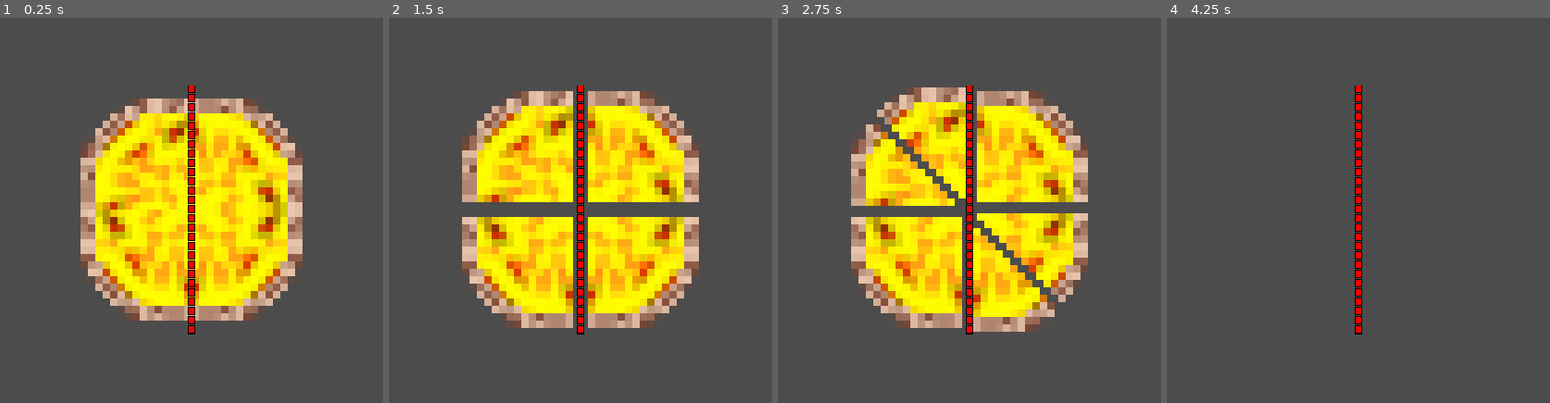
Above: before the commit, frames 1-4 (left to right).
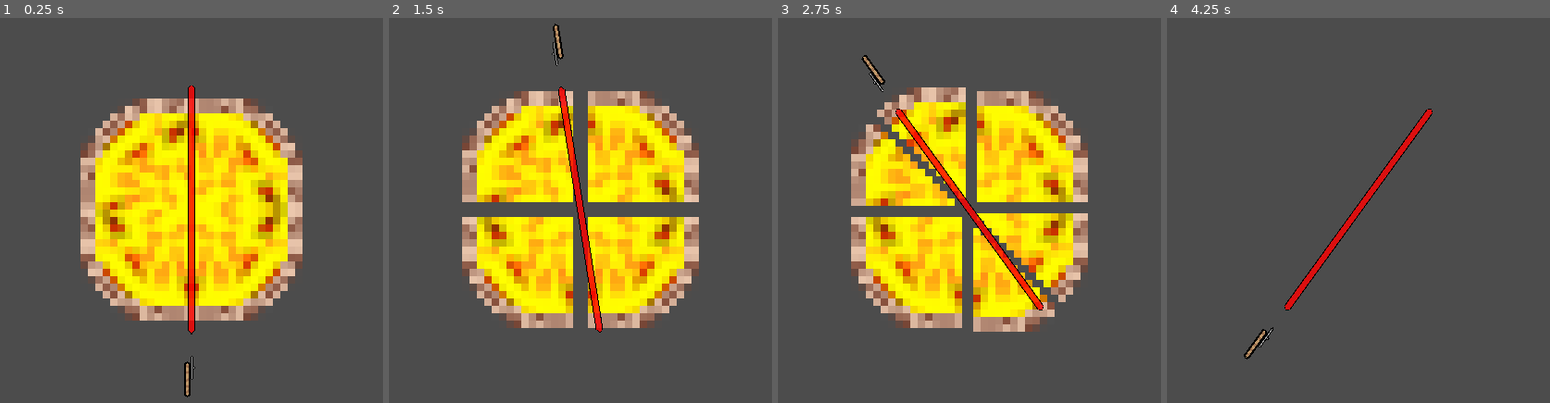
Above: after the commit, the same moments.

Repository: swashdev/minigame-madness
Game: Godot game, scene res://mini/za/scenes/za_minigame.tscn
The game is run twice, just before and just after one commit, with the same random seed, the same clock (stepped at 60 frames per second) and the same inputs. This scene is started directly instead of the project's main scene.
Inputs:
- Up to frame 1 (0.25 s): no input
- Up to frame 2 (1.5 s): tap Enter at 0.5 s; hold Space (action) 0.53-1.28 s; hold Right (move_right) from 0.53 s (still down); tap Up (move_up) at 0.77 s; tap Space (action) at 1.35 s
- Up to frame 3 (2.75 s): tap Up (move_up) at 1.52 s; release Right (move_right) at 2.03 s; hold Left (move_left) from 2.03 s (still down); hold Space (action) from 2.03 s (still down)
- Up to frame 4 (4.25 s): release Left (move_left) at 2.78 s; release Space (action) at 2.78 s; hold Right (move_right) from 2.78 s (still down); tap Space (action) at 2.85 s; tap Up (move_up) at 3.02, 3.77 s; hold Space (action) from 3.53 s (still down)

The runs differ from the first frame. In frame 1, 1.1% of the frame differs, in the area x 48-51%, y 17-99%; in frame 2, 2.3%; in frame 3, 2.5%; in frame 4, 2.5%, in the area x 20-70%, y 17-89%.

Commit message:
[ZA] add the slicer to the minigame scene.

Diff:
--- a/mini/za/scenes/za_minigame.tscn
+++ b/mini/za/scenes/za_minigame.tscn
@@ -1,8 +1,9 @@
-[gd_scene load_steps=4 format=2]
+[gd_scene load_steps=5 format=2]
 
 [ext_resource path="res://mini/za/scenes/za/za.tscn" type="PackedScene" id=1]
 [ext_resource path="res://mini/za/scripts/za_minigame.gd" type="Script" id=2]
 [ext_resource path="res://mini/za/images/guides/slice_guide.png" type="Texture" id=3]
+[ext_resource path="res://mini/za/scenes/slicer/slicer.tscn" type="PackedScene" id=4]
 
 [node name="ZaMinigame" type="Node2D"]
 script = ExtResource( 2 )
@@ -13,7 +14,11 @@
 scale = Vector2( 2, 2 )
 
 [node name="SliceGuide" type="Sprite" parent="."]
+visible = false
 position = Vector2( 320, 240 )
 texture = ExtResource( 3 )
+
+[node name="Slicer" parent="." instance=ExtResource( 4 )]
+position = Vector2( 320, 240 )
 [connection signal="eaten" from="Za" to="." method="_on_Za_eaten"]
 [connection signal="sliced" from="Za" to="." method="_on_Za_sliced"]
